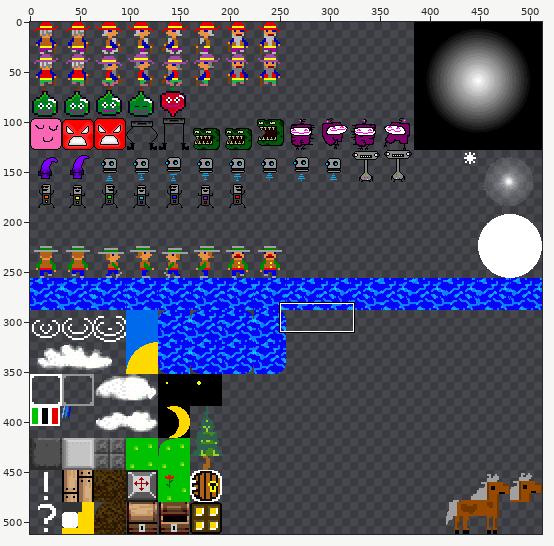
File history of a sprite sheet, project_vs2019/x64/Release/assets/spritesheet.png. The picture above shows the old version from afar; the outline marks the close-up.
Close-up. The starting point:
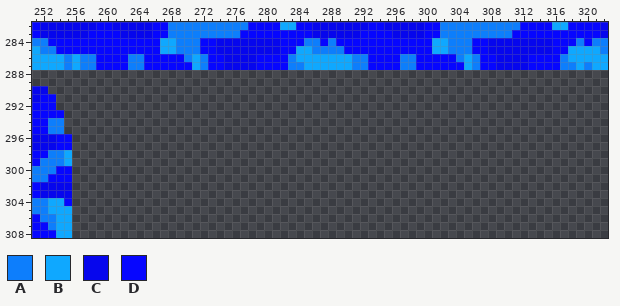
The file is 512x512 pixels. Pixels under 10% opacity are left out. Colours within 5 levels of each other are drawn and written as one. Shown: x 251..322, y 282..308.
Palette (. is transparent): A #0d7efc  B #0fa8ff  C #0606ed  D #0606ff
Pixels before, first column x 251:
282 DCCCCCCCDDCCCCCDDAAAAAAAAAADDDDBBDDCCCCCCCDDCCCCCDDAAAAAAAAAADDDDBBDDDDC
283 DCCCCCCDDDDCCCCDDAAAAAAAAADDDDDDDDDCCCCCCDDDDCCCCDDAAAAAAAAADDDDDDDDDDDC
284 AADDDDDDDDDDDDDDBBAAADDCCCCCCCCDDDAADADDDDDDDDDDDDBBAAADDCCCCCCCCDDDADAA
285 BAADDDDDDDDDDDDDBBAAADDCCCCCCCCDDBBAAAADDDDDDDDDDDBBAAADDCCCCCCCCDDBBBBA
286 BBBBABAADDDDAADDDDDABADDCCCCDDDDABBBBBBBAADDDDAADDDDDABADDCCCCDDDDABBBBB
287 BBBBABAADDDDAADDDDDDBADDCCCCDDDDAABBBBBBAADDDDAADDDDDDBADDCCCCDDDDAABABB
288 ........................................................................
289 ........................................................................
290 CC......................................................................
291 CDD.....................................................................
292 DDD.....................................................................
293 DDDD....................................................................
294 DDAA....................................................................
295 DDAA....................................................................
296 CCCDD...................................................................
297 CCCDD...................................................................
298 DDAAB...................................................................
299 DAAAB...................................................................
300 AAADD...................................................................
301 AADDD...................................................................
302 DCCCC...................................................................
303 DCCCC...................................................................
304 AABBD...................................................................
305 AABBB...................................................................
306 DAABB...................................................................
307 DDABB...................................................................
308 DDDBB...................................................................
New version:
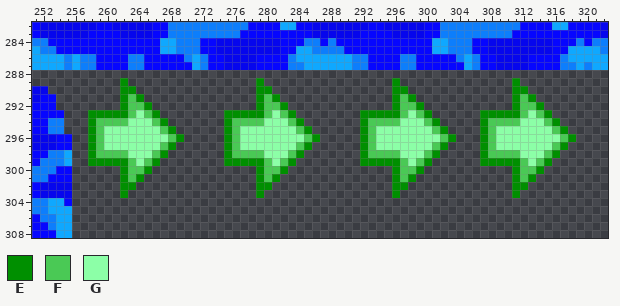
Colours new in this view: E #008f00  F #4ac955  G #8cffa7
Diff:
Colour E now appears in row 289 at x 262, 279, 296 and 311; in row 290 at x 262 to 263, 279 to 280, 296 to 297 and 311 to 312; in row 291 at x 262, 264, 279, 281, 296, 298, 311 and 313; in row 292 at x 262, 265, 279, 282, 296, 299, 311 and 314; in row 293 at x 258 to 262, 266, 275 to 279, 283, 292 to 296, 300, 307 to 311 and 315; in row 294 at x 258, 267, 275, 284, 292, 301, 307 and 316.
Colour E now appears in row 295 at x 258, 268, 275, 285, 292, 302, 307 and 317; in row 296 at x 258, 269, 275, 286, 292, 303, 307 and 318; in row 297 at x 258, 268, 275, 285, 292, 302, 307 and 317; in row 298 at x 258, 267, 275, 284, 292, 301, 307 and 316; in row 299 at x 258 to 262, 266, 275 to 279, 283, 292 to 296, 300, 307 to 311 and 315; in row 300 at x 262, 265, 279, 282, 296, 299, 311 and 314.
Colour E now appears in row 301 at x 262, 264, 279, 281, 296, 298, 311 and 313; in row 302 at x 262 to 263, 279 to 280, 296 to 297 and 311 to 312; in row 303 at x 262, 279, 296 and 311.
Colour F now appears in row 291 at x 263, 280, 297 and 312; in row 292 at x 263 to 264, 280 to 281, 297 to 298 and 312 to 313; in row 293 at x 263, 265, 280, 282, 297, 299, 312 and 314; in row 294 at x 259 to 262, 266, 276 to 279, 283, 293 to 296, 300, 308 to 311 and 315; in row 295 at x 259, 267, 276, 284, 293, 301, 308 and 316; in row 296 at x 259, 268, 276, 285, 293, 302, 308 and 317.
Colour F now appears in row 297 at x 259, 267, 276, 284, 293, 301, 308 and 316; in row 298 at x 259 to 262, 266, 276 to 279, 283, 293 to 296, 300, 308 to 311 and 315; in row 299 at x 263, 265, 280, 282, 297, 299, 312 and 314; in row 300 at x 263 to 264, 280 to 281, 297 to 298 and 312 to 313; in row 301 at x 263, 280, 297 and 312.
Colour G now appears in row 293 at x 264, 281, 298 and 313; in row 294 at x 263 to 265, 280 to 282, 297 to 299 and 312 to 314; in row 295 at x 260 to 266, 277 to 283, 294 to 300 and 309 to 315; in row 296 at x 260 to 267, 277 to 284, 294 to 301 and 309 to 316; in row 297 at x 260 to 266, 277 to 283, 294 to 300 and 309 to 315; in row 298 at x 263 to 265, 280 to 282, 297 to 299 and 312 to 314.
Colour G now appears in row 299 at x 264, 281, 298 and 313.
